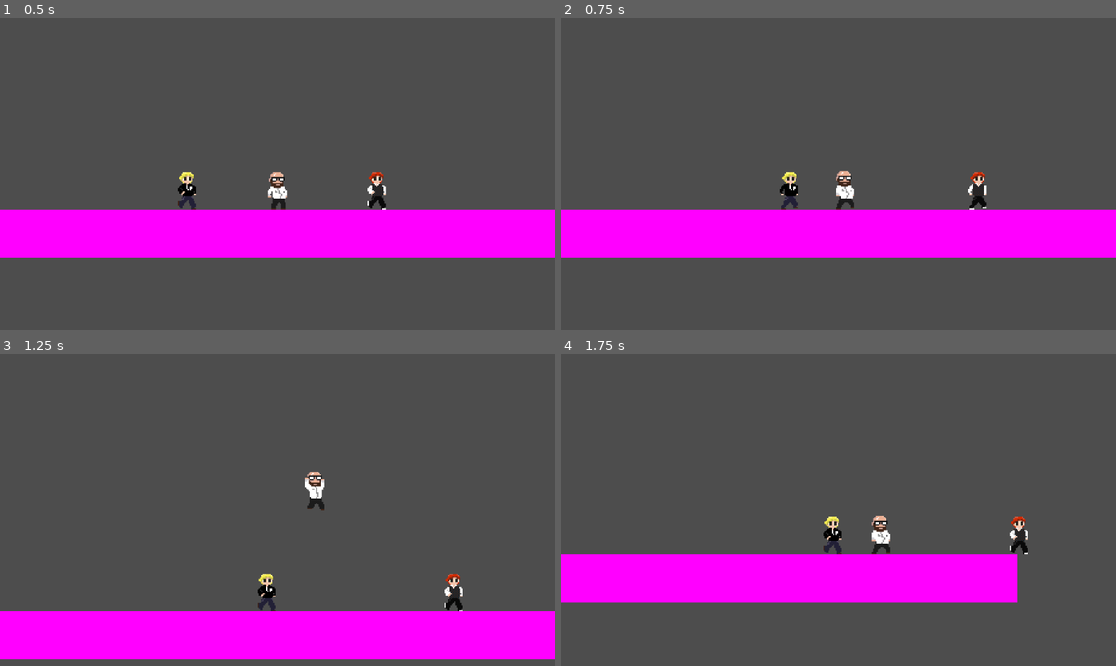
Above: before the commit, frames 1-4 (two rows, left to right).
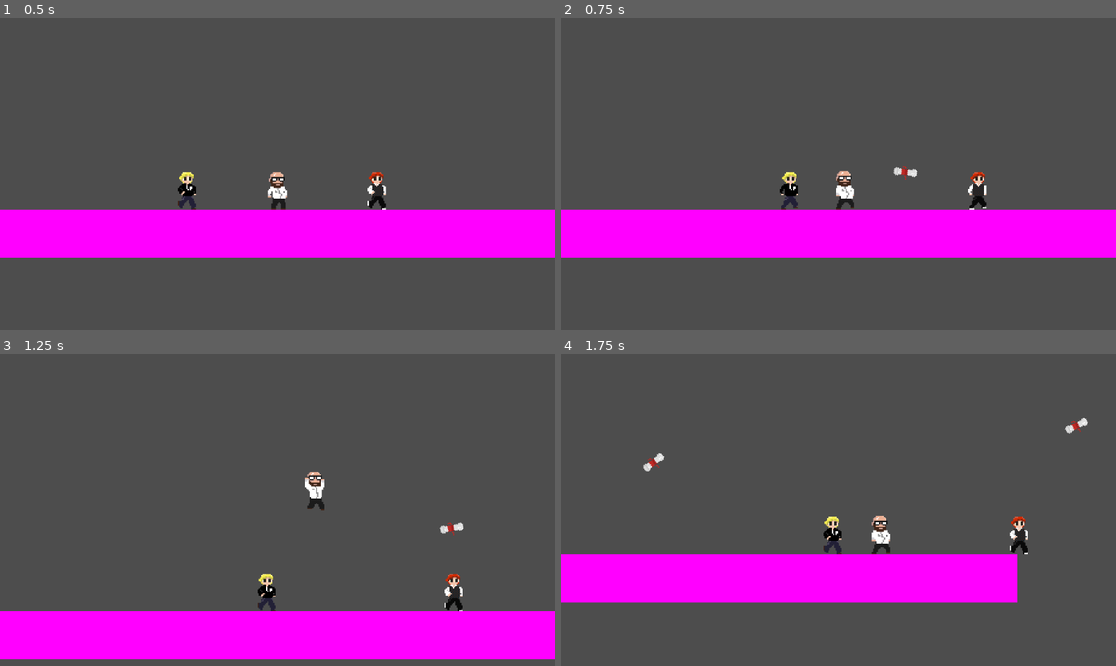
Above: after the commit, the same moments.

Repository: rddtz/training-gj
Game: Godot game, scene res://Scenes/main.tscn
Two runs of this game, one before a commit and one after it. Both use one fixed random seed, a clock stepped at 60 frames per second and the inputs below. The engine's default icon, where the game draws it, is replaced by a stand-in: a white triangle on a blue panel in a dark square.
Inputs (mouse positions are in pixels of both pictures, inside the frame that each line leads up to):
- Up to frame 1 (0.5 s): no input
- Up to frame 2 (0.75 s): tap Enter (ui_accept) at 0.5 s; move the mouse to (960, 158) at 0.52 s; press the mouse at (960, 158) at 0.53 s; hold D (moveRight) from 0.53 s (still down)
- Up to frame 3 (1.25 s): keep holding D (moveRight); tap Space (jump) at 0.77 s
- Up to frame 4 (1.75 s): keep holding D (moveRight); move the mouse to (727, 525) at 1.27 s; release the mouse at (727, 525) at 1.28 s; click (727, 525) at 1.35 s; tap Space (jump) at 1.52 s

Frame 1 is identical in both runs. In frame 2, 0.1% of the frame differs, in the area x 59-65%, y 47-52%; in frame 3, 0.1%; in frame 4, 0.2%, in the area x 14-95%, y 20-38%.

Commit message:
ataque e dano no inimigo

Diff:
--- /dev/null
+++ b/Scenes/ataque.tscn
@@ -0,0 +1,25 @@
+[gd_scene load_steps=4 format=3 uid="uid://s2pwihpingb1"]
+
+[ext_resource type="Texture2D" uid="uid://bqqtlsw53nhvw" path="res://Assets/others/grade-placeholder.png" id="1_j2i0p"]
+[ext_resource type="Script" path="res://Scripts/ataque.gd" id="1_ps2ib"]
+
+[sub_resource type="RectangleShape2D" id="RectangleShape2D_wqwn6"]
+size = Vector2(24.066, 14.1687)
+
+[node name="ataque" type="Area2D"]
+position = Vector2(18, 16)
+rotation = -1.24966
+collision_mask = 5
+script = ExtResource("1_ps2ib")
+
+[node name="CollisionShape2D" type="CollisionShape2D" parent="."]
+position = Vector2(0.0469189, 0.0254841)
+rotation = 2.7646
+scale = Vector2(1, 1)
+shape = SubResource("RectangleShape2D_wqwn6")
+
+[node name="Sprite2D" type="Sprite2D" parent="."]
+rotation = -1.24966
+texture = ExtResource("1_j2i0p")
+
+[connection signal="body_entered" from="." to="." method="_on_body_entered"]
--- /dev/null
+++ b/Scripts/ataque.gd
@@ -0,0 +1,26 @@
+extends Area2D
+
+var speed := 300
+var angle := 0.0
+@onready var sprite_2d: Sprite2D = $Sprite2D
+
+@onready var player: CharacterBody2D = %Player
+
+func move(delta: float):
+	sprite_2d.rotate(0.2)
+	position.x += cos(angle) * speed * delta
+	position.y += sin(angle) * speed * delta
+
+func destroy():
+	queue_free()
+
+func _process(delta: float) -> void:
+	move(delta)
+	#f absi(position.x - player.position.x) > 100:
+	#	destroy()
+
+func _on_body_entered(body: Node2D) -> void:
+	if body.name == "Inimigo_medroso" or body.name == "Inimigo_corajoso":
+		body.vida -= 1
+		body.grade_node.down()
+	destroy()
--- a/Scripts/player.gd
+++ b/Scripts/player.gd
@@ -19,6 +19,22 @@
 	playSprite(velocity, direction)
 	move_and_slide()
 
+func get_mouse_angle() -> float:
+	var theta := atan2(get_local_mouse_position().y, get_local_mouse_position().x)
+	return theta
+
+func _input(event: InputEvent) -> void:
+	if event.is_action_pressed("attack"):
+		novo_ataque()
+
+func novo_ataque():
+	var ataque := preload("res://Scenes/ataque.tscn")
+	var ataque_node := ataque.instantiate()
+	get_tree().current_scene.add_child(ataque_node, true)
+	ataque_node.position = position
+	ataque_node.angle = get_mouse_angle()
+	ataque_node.rotation = ataque_node.angle + PI / 2
+
 func playSprite(velocity: Vector2, direction: int) -> void:
 	# flipa sprite caso estiver andando pra esquerda
 	if direction == -1: $AnimatedSprite2D.flip_h = true
--- a/project.godot
+++ b/project.godot
@@ -38,6 +38,11 @@
 , Object(InputEventKey,"resource_local_to_scene":false,"resource_name":"","device":-1,"window_id":0,"alt_pressed":false …(186 unchanged characters)…
 ]
 }
+attack={
+"deadzone": 0.5,
+"events": [Object(InputEventMouseButton,"resource_local_to_scene":false,"resource_name":"","device":-1,"window_id":0,"alt_pressed":false,"shift_pressed":false,"ctrl_pressed":false,"meta_pressed":false,"button_mask":0,"position":Vector2(0, 0),"global_position":Vector2(0, 0),"factor":1.0,"button_index":1,"canceled":false,"pressed":false,"double_click":false,"script":null)
+]
+}
 
 [rendering]
 
